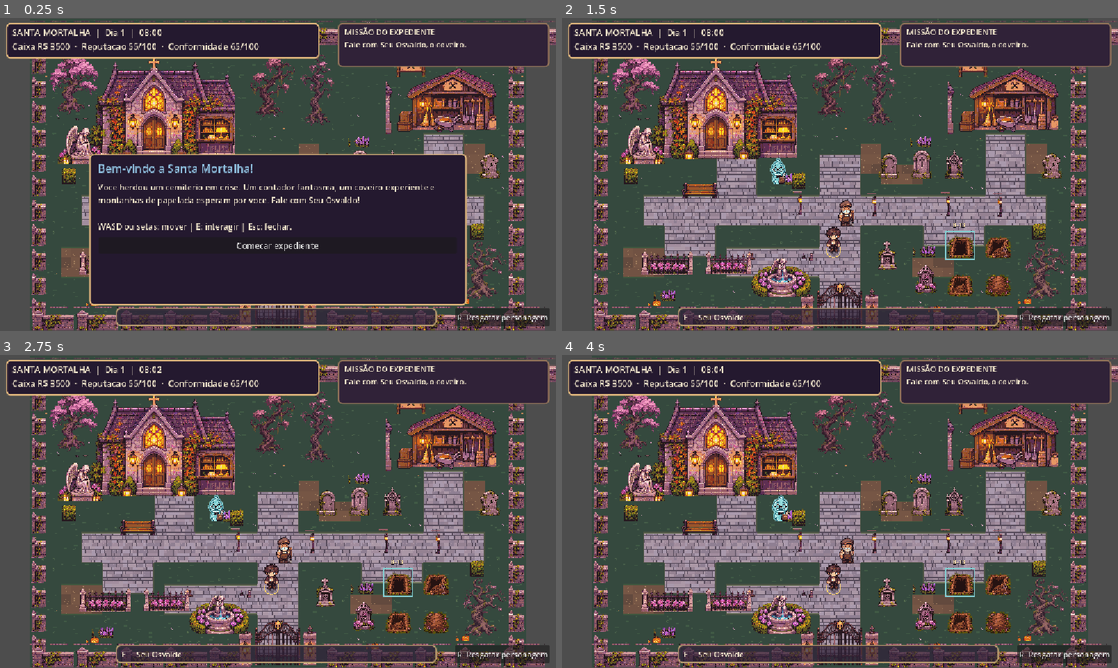
Above: before the commit, frames 1-4 (two rows, left to right).
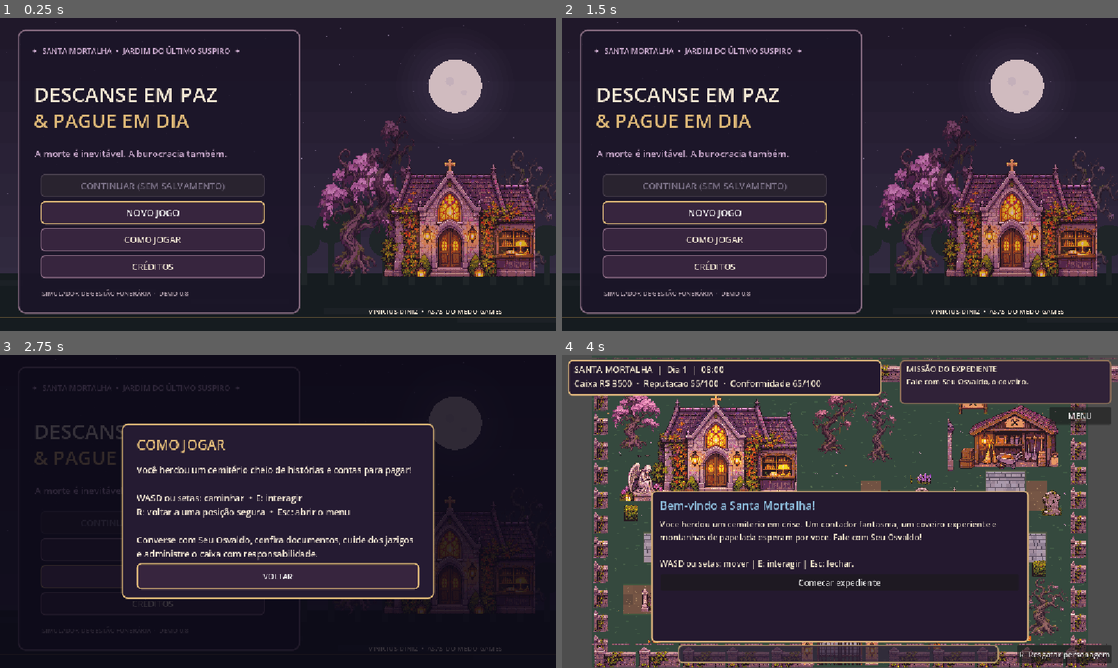
Above: after the commit, the same moments.

Repository: viniciushb104-png/descanse-em-paz
Game: Godot game, scene res://scenes/menu/main_menu.tscn
Same seed, same stepped clock (60 frames per second), same inputs: the game is played once before the commit and once after it. Before the commit the project starts from res://scenes/main.tscn.
Inputs (mouse positions are in pixels of both pictures, inside the frame that each line leads up to):
- Up to frame 1 (0.25 s): no input
- Up to frame 2 (1.5 s): click (712, 265) at 0.5 s, where only the run after the commit has a clickable "CRÉDITOS"; click (840, 240) at 1.25 s, where only the run after the commit has a clickable "VOLTAR"
- Up to frame 3 (2.75 s): click (150, 577) at 2 s, where only the run after the commit has a clickable "COMO JOGAR"
- Up to frame 4 (4 s): click (712, 577) at 2.75 s, where only the run after the commit has a clickable "COMO JOGAR"; click (712, 549) at 3.5 s, where only the run after the commit has a clickable "NOVO JOGO"

The runs differ from the first frame. In frame 1, 66% of the frame differs, in the area x 0-100%, y 0-100%; in frame 2, 87%; in frame 3, 91%; in frame 4, 32%.

Commit message:
feat: menu inicial gotico com continuar, novo jogo, ajuda, creditos e pausa

Diff:
--- a/project.godot
+++ b/project.godot
@@ -3,7 +3,7 @@
 
 [application]
 config/name="Descanse em Paz & Pague em Dia"
-run/main_scene="res://scenes/main.tscn"
+run/main_scene="res://scenes/menu/main_menu.tscn"
 config/features=PackedStringArray("4.7", "GL Compatibility")
 
 [display]
--- /dev/null
+++ b/scenes/menu/main_menu.tscn
@@ -0,0 +1,13 @@
+[gd_scene load_steps=2 format=3]
+
+[ext_resource type="Script" path="res://scripts/ui/main_menu.gd" id="1_menu"]
+
+[node name="MainMenu" type="Control"]
+layout_mode = 3
+anchors_preset = 15
+anchor_right = 1.0
+anchor_bottom = 1.0
+grow_horizontal = 2
+grow_vertical = 2
+mouse_filter = 0
+script = ExtResource("1_menu")
--- a/scripts/main.gd
+++ b/scripts/main.gd
@@ -73,8 +73,11 @@
         return
     if not event.pressed or event.echo:
         return
-    if event.keycode == KEY_ESCAPE and dialogue_open:
-        _close()
+    if event.keycode == KEY_ESCAPE:
+        if dialogue_open:
+            _close()
+        else:
+            _open_pause_menu()
         get_viewport().set_input_as_handled()
     elif event.keycode == KEY_E and not dialogue_open:
         _try_interact()
@@ -128,6 +131,10 @@
             _show("Baltazar, o contador fantasma", "Caixa positivo NAO significa lucro, meu jovem! Ainda existem salarios, materiais, impostos, manutencao e reservas. Morri esperando uma nota fiscal!", [{"text": "Cuidarei das contas", "action": "close"}])
 
 func _on_choice(action: String) -> void:
+    if action == "menu_return":
+        _save_game()
+        get_tree().change_scene_to_file("res://scenes/menu/main_menu.tscn")
+        return
     match action:
         "close":
             _close()
@@ -216,6 +223,15 @@
         rescue_notice = "Personagem reposicionado em uma area segura."
         _save_game()
 
+func _open_pause_menu() -> void:
+    if dialogue_open:
+        return
+    _show(
+        "PAUSAR EXPEDIENTE",
+        "Seu trabalho esta salvo. Os mortos podem esperar alguns minutos, mas Baltazar continua de olho nas contas.",
+        [{"text":"Voltar ao cemiterio", "action":"close"}, {"text":"Salvar e ir ao menu inicial", "action":"menu_return"}]
+    )
+
 func _rescue_player() -> void:
     # Resgate seguro: nao altera missao, dinheiro ou reputacao.
     if dialogue_open:
@@ -339,6 +355,12 @@
     rescue.size = Vector2(195, 37)
     rescue.pressed.connect(_rescue_player)
     root.add_child(rescue)
+    var menu_button := Button.new()
+    menu_button.text = "MENU"
+    menu_button.position = Vector2(1010, 108)
+    menu_button.size = Vector2(128, 36)
+    menu_button.pressed.connect(_open_pause_menu)
+    root.add_child(menu_button)
     if DisplayServer.is_touchscreen_available():
         _touch_controls(root)
 
--- /dev/null
+++ b/scripts/ui/main_menu.gd
@@ -0,0 +1,280 @@
+extends Control
+## Menu de abertura original para Santa Mortalha.
+## Botões reais: continuar, novo jogo, instrucoes e creditos.
+## O jogo continua separado em scenes/main.tscn.
+const SAVE_PATH := "user://save.cfg"
+const GAME_PATH := "res://scenes/main.tscn"
+const INK := Color("#16121e")
+const VIOLET := Color("#291b32")
+const GOLD := Color("#dfb978")
+const CREAM := Color("#f5e9d5")
+const LILAC := Color("#c8a8cc")
+const WORLD_ATLAS: Texture2D = preload("res://assets/art/world.png")
+const TREE_LILAC: Texture2D = preload("res://assets/trees/Arvore_01.png")
+const TREE_GOTHIC: Texture2D = preload("res://assets/trees/Arvore_10.png")
+const TREE_TWISTED: Texture2D = preload("res://assets/trees/Arvore_06.png")
+
+var elapsed: float = 0.0
+var continue_button: Button
+var new_button: Button
+var modal_overlay: ColorRect
+var modal_title: Label
+var modal_body: Label
+var modal_actions: HBoxContainer
+
+func _ready() -> void:
+    texture_filter = CanvasItem.TEXTURE_FILTER_NEAREST
+    _build_menu()
+    _build_modal()
+    _refresh_continue()
+    if FileAccess.file_exists(SAVE_PATH):
+        continue_button.grab_focus()
+    else:
+        new_button.grab_focus()
+
+func _process(delta: float) -> void:
+    elapsed += delta
+    queue_redraw()
+
+func _draw() -> void:
+    var viewport_size: Vector2 = size
+    var width: float = viewport_size.x
+    var height: float = viewport_size.y
+    draw_rect(Rect2(Vector2.ZERO, viewport_size), INK, true)
+
+    # Ceu sombrio, manchas de luz e estrelas pequenas.
+    for band in range(11):
+        var proportion: float = float(band) / 10.0
+        var band_color := Color("#20182a").lerp(Color("#373047"), proportion)
+        draw_rect(Rect2(0, height * proportion, width, height / 10.0 + 2), band_color)
+    for index in range(83):
+        var sx: float = float((index * 179 + 41) % 1100)
+        var sy: float = float((index * 113 + 53) % 368)
+        var shimmer: float = 0.35 + 0.22 * sin(elapsed * 0.8 + float(index))
+        draw_rect(Rect2(sx, sy, 2, 2), Color(0.85, 0.76, 0.91, shimmer))
+    var moon_center := Vector2(943, 141)
+    for ring in range(6, 0, -1):
+        draw_circle(moon_center, 56.0 + float(ring * 11), Color(0.70, 0.60, 0.80, 0.015))
+    draw_circle(moon_center, 55, Color("#d0bbbf"))
+    draw_circle(moon_center + Vector2(-11, -10), 9, Color("#b9a6b6", 0.54))
+    draw_circle(moon_center + Vector2(18, 13), 6, Color("#b9a6b6", 0.44))
+
+    # Silhueta da mata; elementos reais das nossas artes aparecem por cima.
+    draw_rect(Rect2(0, 527, width, height - 527), Color("#161c20"))
+    for tree_index in range(10):
+        var px: float = float(630 + tree_index * 56)
+        draw_line(Vector2(px, 553), Vector2(px, 470 - float(tree_index % 3) * 26), Color("#1f2528"), 13)
+        draw_circle(Vector2(px, 461 - float(tree_index % 3) * 26), 33, Color("#1f2528"))
+    draw_texture_rect(TREE_LILAC, Rect2(654, 266, 179, 279), false, Color(0.82, 0.78, 0.91, 0.93))
+    draw_texture_rect(TREE_TWISTED, Rect2(1022, 267, 138, 275), false, Color(0.70, 0.74, 0.84, 0.89))
+    draw_texture_rect(TREE_GOTHIC, Rect2(748, 195, 115, 243), false, Color(0.64, 0.59, 0.75, 0.75))
+    draw_texture_rect_region(
+        WORLD_ATLAS, Rect2(778, 290, 331, 247),
+        Rect2(214, 298, 300, 223),
+        Color(0.89, 0.81, 0.88, 0.96), false, true
+    )
+    # Pequenas lanternas sob o arco da capela.
+    var glow: float = 0.12 + 0.05 * sin(elapsed * 2.4)
+    draw_circle(Vector2(875, 465), 32, Color(1.0, 0.61, 0.28, glow))
+    draw_circle(Vector2(1023, 468), 30, Color(1.0, 0.61, 0.28, glow))
+    for fog_index in range(5):
+        var drift: float = fposmod(float(fog_index * 276) + elapsed * (9.0 + float(fog_index)), 1600.0) - 160.0
+        draw_rect(Rect2(drift, 543 + fog_index * 19, 205, 12), Color(0.78, 0.73, 0.85, 0.035), true)
+    draw_line(Vector2(0, 621), Vector2(width, 621), GOLD.darkened(0.55), 2.0)
+
+func _style(bg: Color, border_color: Color, radius_px: int = 9, border_width: int = 2) -> StyleBoxFlat:
+    var style := StyleBoxFlat.new()
+    style.bg_color = bg
+    style.border_color = border_color
+    style.set_border_width_all(border_width)
+    style.set_corner_radius_all(radius_px)
+    return style
+
+func _make_label(content: String, position_xy: Vector2, box_size: Vector2, font_size: int, color: Color, center: bool = false) -> Label:
+    var label := Label.new()
+    label.text = content
+    label.position = position_xy
+    label.size = box_size
+    label.add_theme_font_size_override("font_size", font_size)
+    label.add_theme_color_override("font_color", color)
+    label.add_theme_color_override("font_outline_color", Color("#17121d"))
+    label.add_theme_constant_override("outline_size", 2)
+    label.mouse_filter = Control.MOUSE_FILTER_IGNORE
+    if center:
+        label.horizontal_alignment = HORIZONTAL_ALIGNMENT_CENTER
+    add_child(label)
+    return label
+
+func _make_button(title_text: String, font_size: int = 19) -> Button:
+    var button := Button.new()
+    button.text = title_text
+    button.custom_minimum_size = Vector2(180, 48)
+    button.add_theme_font_size_override("font_size", font_size)
+    button.add_theme_color_override("font_color", CREAM)
+    button.add_theme_color_override("font_hover_color", Color("#fff3cc"))
+    button.add_theme_color_override("font_pressed_color", Color("#fff3cc"))
+    button.add_theme_color_override("font_disabled_color", Color("#7c7288"))
+    button.add_theme_stylebox_override("normal", _style(Color("#37253e"), Color("#93728a")))
+    button.add_theme_stylebox_override("hover", _style(Color("#654267"), GOLD))
+    button.add_theme_stylebox_override("pressed", _style(Color("#74516c"), Color("#f1d49d")))
+    button.add_theme_stylebox_override("disabled", _style(Color("#29232f"), Color("#483f4d")))
+    button.add_theme_stylebox_override("focus", _style(Color(0, 0, 0, 0), GOLD, 9, 3))
+    return button
+
+func _build_menu() -> void:
+    var backing := Panel.new()
+    backing.position = Vector2(37, 24)
+    backing.size = Vector2(585, 588)
+    backing.add_theme_stylebox_override("panel", _style(Color("#1b1528e8"), Color("#866b80"), 15, 3))
+    backing.mouse_filter = Control.MOUSE_FILTER_IGNORE
+    add_child(backing)
+
+    _make_label("✦  SANTA MORTALHA  •  JARDIM DO ÚLTIMO SUSPIRO  ✦", Vector2(65, 56), Vector2(533, 32), 16, LILAC)
+    _make_label("DESCANSE EM PAZ", Vector2(70, 128), Vector2(545, 56), 43, CREAM)
+    _make_label("& PAGUE EM DIA", Vector2(70, 184), Vector2(525, 56), 40, GOLD)
+    _make_label("A morte é inevitável. A burocracia também.", Vector2(72, 267), Vector2(510, 32), 19, LILAC)
+
+    continue_button = _make_button("CONTINUAR EXPEDIENTE")
+    continue_button.position = Vector2(84, 323)
+    continue_button.size = Vector2(465, 48)
+    continue_button.pressed.connect(_continue_game)
+    add_child(continue_button)
+
+    new_button = _make_button("NOVO JOGO")
+    new_button.position = Vector2(84, 379)
+    new_button.size = Vector2(465, 48)
+    new_button.pressed.connect(_request_new_game)
+    add_child(new_button)
+
+    var how_to := _make_button("COMO JOGAR", 18)
+    how_to.position = Vector2(84, 435)
+    how_to.size = Vector2(465, 48)
+    how_to.pressed.connect(show_how_to_play)
+    add_child(how_to)
+
+    var credits := _make_button("CRÉDITOS", 18)
+    credits.position = Vector2(84, 491)
+    credits.size = Vector2(465, 48)
+    credits.pressed.connect(show_credits)
+    add_child(credits)
+
+    _make_label("SIMULADOR DE GESTÃO FUNERÁRIA  ·  DEMO 0.8", Vector2(87, 561), Vector2(484, 24), 13, Color("#b2a0af"))
+    _make_label("VINICIUS DINIZ  •  ASAS DO MEDO GAMES", Vector2(698, 597), Vector2(410, 24), 14, CREAM, true)
+
+func _build_modal() -> void:
+    modal_overlay = ColorRect.new()
+    modal_overlay.name = "ModalOverlay"
+    modal_overlay.set_anchors_and_offsets_preset(Control.PRESET_FULL_RECT)
+    modal_overlay.color = Color(0.045, 0.035, 0.09, 0.82)
+    modal_overlay.mouse_filter = Control.MOUSE_FILTER_STOP
+    add_child(modal_overlay)
+    var panel := Panel.new()
+    panel.name = "ModalPanel"
+    panel.position = Vector2(252, 142)
+    panel.size = Vector2(648, 363)
+    panel.add_theme_stylebox_override("panel", _style(Color("#251b32"), GOLD, 12, 3))
+    modal_overlay.add_child(panel)
+
+    modal_title = Label.new()
+    modal_title.position = Vector2(31, 24)
+    modal_title.size = Vector2(585, 43)
+    modal_title.add_theme_font_size_override("font_size", 28)
+    modal_title.add_theme_color_override("font_color", GOLD)
+    panel.add_child(modal_title)
+
+    modal_body = Label.new()
+    modal_body.position = Vector2(31, 83)
+    modal_body.size = Vector2(588, 175)
+    modal_body.autowrap_mode = TextServer.AUTOWRAP_WORD_SMART
+    modal_body.vertical_alignment = VERTICAL_ALIGNMENT_TOP
+    modal_body.add_theme_font_size_override("font_size", 18)
+    modal_body.add_theme_color_override("font_color", CREAM)
+    panel.add_child(modal_body)
+
+    modal_actions = HBoxContainer.new()
+    modal_actions.position = Vector2(31, 289)
+    modal_actions.size = Vector2(586, 54)
+    modal_actions.alignment = BoxContainer.ALIGNMENT_CENTER
+    modal_actions.add_theme_constant_override("separation", 12)
+    panel.add_child(modal_actions)
+    modal_overlay.visible = false
+
+func _show_modal(title_text: String, body_text: String, options: Array) -> void:
+    modal_title.text = title_text
+    modal_body.text = body_text
+    for old_button in modal_actions.get_children():
+        modal_actions.remove_child(old_button)
+        old_button.queue_free()
+    for option in options:
+        var button: Button = _make_button(str(option["label"]), 16)
+        button.size_flags_horizontal = Control.SIZE_EXPAND_FILL
+        button.pressed.connect(option["callback"])
+        modal_actions.add_child(button)
+    modal_overlay.visible = true
+    if modal_actions.get_child_count() > 0:
+        (modal_actions.get_child(0) as Button).grab_focus()
+
+func _close_modal() -> void:
+    modal_overlay.visible = false
+    _refresh_continue()
+    if FileAccess.file_exists(SAVE_PATH):
+        continue_button.grab_focus()
+    else:
+        new_button.grab_focus()
+
+func _refresh_continue() -> void:
+    var has_save := FileAccess.file_exists(SAVE_PATH)
+    continue_button.disabled = not has_save
+    continue_button.text = "CONTINUAR EXPEDIENTE" if has_save else "CONTINUAR (SEM SALVAMENTO)"
+
+func _continue_game() -> void:
+    if not FileAccess.file_exists(SAVE_PATH):
+        _refresh_continue()
+        return
+    _open_game()
+
+func _request_new_game() -> void:
+    if FileAccess.file_exists(SAVE_PATH):
+        _show_modal(
+            "UM NOVO COMEÇO?",
+            "Já existe um expediente salvo em Santa Mortalha.\n\nComeçar um novo jogo vai substituir esse salvamento. Você deseja mesmo recomeçar?",
+            [{"label":"CANCELAR", "callback":Callable(self, "_close_modal")}, {"label":"SIM, RECOMEÇAR", "callback":Callable(self, "_start_new_game")}]
+        )
+    else:
+        _start_new_game()
+
+func _start_new_game() -> void:
+    if FileAccess.file_exists(SAVE_PATH):
+        var result: Error = DirAccess.remove_absolute(ProjectSettings.globalize_path(SAVE_PATH))
+        if result != OK:
+            _show_modal(
+                "NÃO FOI POSSÍVEL RECOMEÇAR",
+                "O salvamento não pôde ser apagado. Seu progresso continua preservado. Tente novamente.",
+                [{"label":"VOLTAR", "callback":Callable(self, "_close_modal")}]
+            )
+            return
+    _open_game()
+
+func _open_game() -> void:
+    var result: Error = get_tree().change_scene_to_file(GAME_PATH)
+    if result != OK:
+        _show_modal("ERRO AO ABRIR O JOGO", "Não foi possível carregar o cemitério. Confira os arquivos da instalação.", [{"label":"VOLTAR", "callback":Callable(self, "_close_modal")}])
+
+func show_how_to_play() -> void:
+    _show_modal(
+        "COMO JOGAR",
+        "Você herdou um cemitério cheio de histórias e contas para pagar!\n\nWASD ou setas: caminhar  •  E: interagir\nR: voltar a uma posição segura  •  Esc: abrir o menu\n\nConverse com Seu Osvaldo, confira documentos, cuide dos jazigos e administre o caixa com responsabilidade.",
+        [{"label":"VOLTAR", "callback":Callable(self, "_close_modal")}]
+    )
+
+func show_credits() -> void:
+    _show_modal(
+        "CRÉDITOS",
+        "Criação, universo e direção: Vinicius Diniz\nProdução: Asas do Medo Games\nDesenvolvimento com auxílio de ChatGPT\nMotor de jogo: Godot Engine\n\nSanta Mortalha é uma comédia gótica. A gestão funerária é apresentada de forma educativa e simplificada.",
+        [{"label":"VOLTAR", "callback":Callable(self, "_close_modal")}]
+    )
+
+func _unhandled_key_input(event: InputEvent) -> void:
+    if event is InputEventKey and event.pressed and not event.echo and event.keycode == KEY_ESCAPE and modal_overlay.visible:
+        _close_modal()
+        get_viewport().set_input_as_handled()
--- /dev/null
+++ b/tests/menu_smoke.gd
@@ -0,0 +1,59 @@
+extends SceneTree
+## Garante que a nova tela abre, os botoes atuam e o jogo permanece acessivel.
+func _initialize() -> void:
+    call_deferred("_run")
+
+func _run() -> void:
+    var configured_scene: String = str(ProjectSettings.get_setting("application/run/main_scene"))
+    if configured_scene != "res://scenes/menu/main_menu.tscn":
+        push_error("A cena principal nao e o menu.")
+        quit(71)
+        return
+
+    var menu := load("res://scenes/menu/main_menu.tscn").instantiate() as Control
+    root.add_child(menu)
+    await process_frame
+    var continue_button := menu.get("continue_button") as Button
+    if continue_button == null:
+        push_error("Botao Continuar ausente.")
+        quit(72)
+        return
+    if continue_button.disabled == FileAccess.file_exists("user://save.cfg"):
+        push_error("Estado de Continuar nao acompanha o salvamento.")
+        quit(73)
+        return
+
+    menu.show_how_to_play()
+    var overlay := menu.get_node_or_null("ModalOverlay") as ColorRect
+    if overlay == null or not overlay.visible:
+        push_error("Ajuda nao abriu.")
+        quit(74)
+        return
+    menu._close_modal()
+    if overlay.visible:
+        push_error("Ajuda nao fechou.")
+        quit(75)
+        return
+    menu.show_credits()
+    if not overlay.visible:
+        push_error("Creditos nao abriram.")
+        quit(76)
+        return
+
+    var level := load("res://scenes/main.tscn").instantiate() as Node2D
+    root.add_child(level)
+    await process_frame
+    var player := level.get_node_or_null("Player") as CharacterBody2D
+    if player == null:
+        push_error("Cena de jogo nao abre mais depois do menu.")
+        quit(77)
+        return
+    level._close()
+    level._open_pause_menu()
+    if not bool(level.get("dialogue_open")):
+        push_error("Menu de pausa nao abriu.")
+        quit(78)
+        return
+    level._close()
+    print("MENU OK: cena principal, botao continuar, ajuda, creditos e pausa.")
+    quit(0)
Not shown, added: docs/MENU_V08.md
